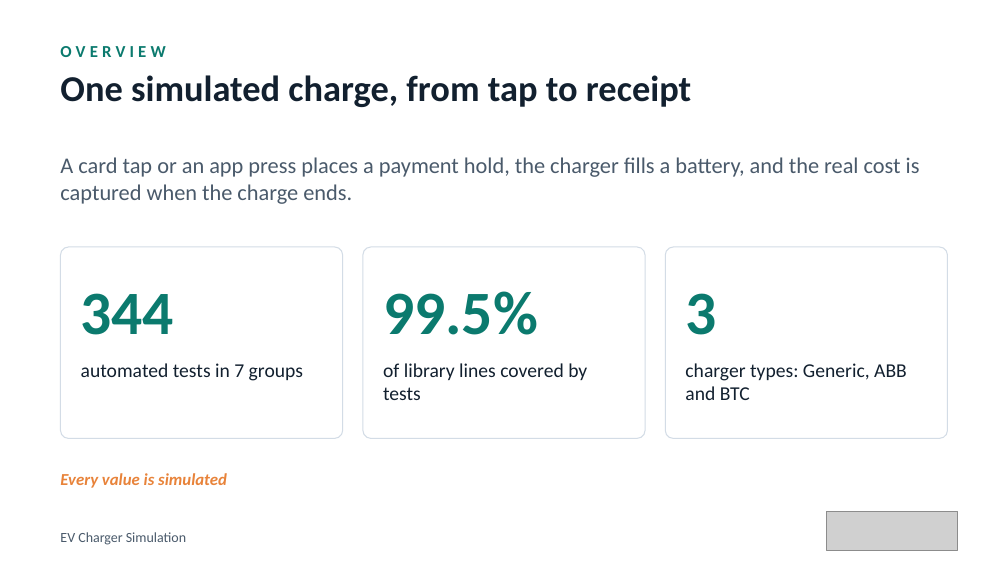
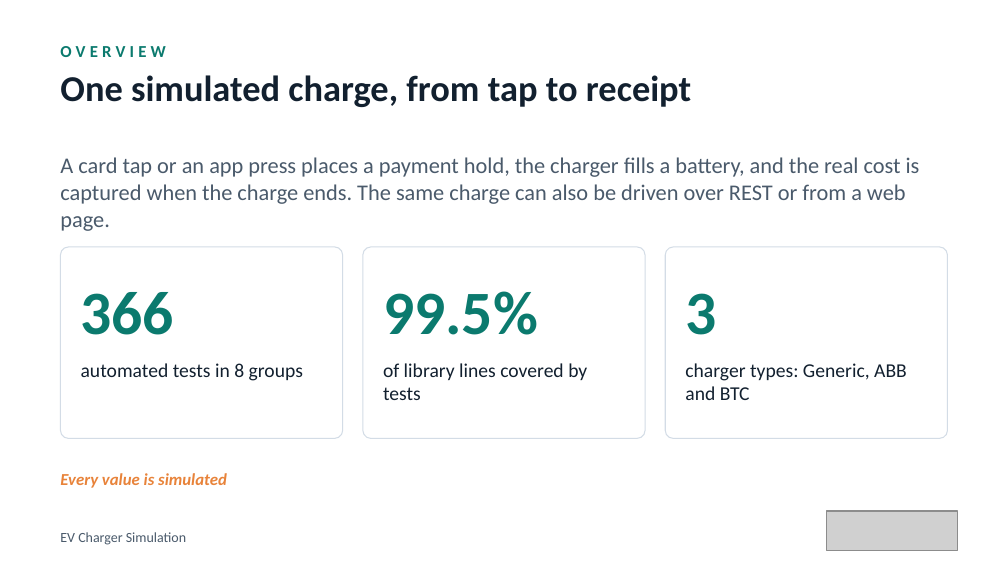
Before and after one commit to elitesoftwareqa/ev-charger, a slide deck: slide 2 of docs/presentation/EV-Charger-Simulation.pptx. Drawn at 1008x567 pixels with LibreOffice and Linux fonts; fonts in the diff are those of the drawing; grey boxes stand for pictures. Boxes give left, top, right and bottom in pixels: in the first picture for what was removed or moved away, otherwise in the second. Text is boxed around its words. In the diff, an @@ line names an element or a change of style, - is before the commit and + after.

Commit message:
Update report, presentation and REPORT.md for the REST service and web page

```diff
--- a/docs/presentation/EV-Charger-Simulation.pptx
+++ b/docs/presentation/EV-Charger-Simulation.pptx
@@ text at (x1=60, y1=157, x2=920, y2=231): text changed @@
-A card tap or an app press places a payment hold, the charger fills a battery, and the real cost is captured when the charge ends.
+A card tap or an app press places a payment hold, the charger fills a battery, and the real cost is captured when the charge ends. The same charge can also be driven over REST or from a web page.
@@ text at (x1=81, y1=292, x2=174, y2=335): text changed @@
-344
+366
@@ text at (x1=81, y1=363, x2=303, y2=381): text changed @@
-automated tests in 7 groups
+automated tests in 8 groups
```
Also in this commit, not shown: 7 other slides changed, 2 slides added, 2 other files.
